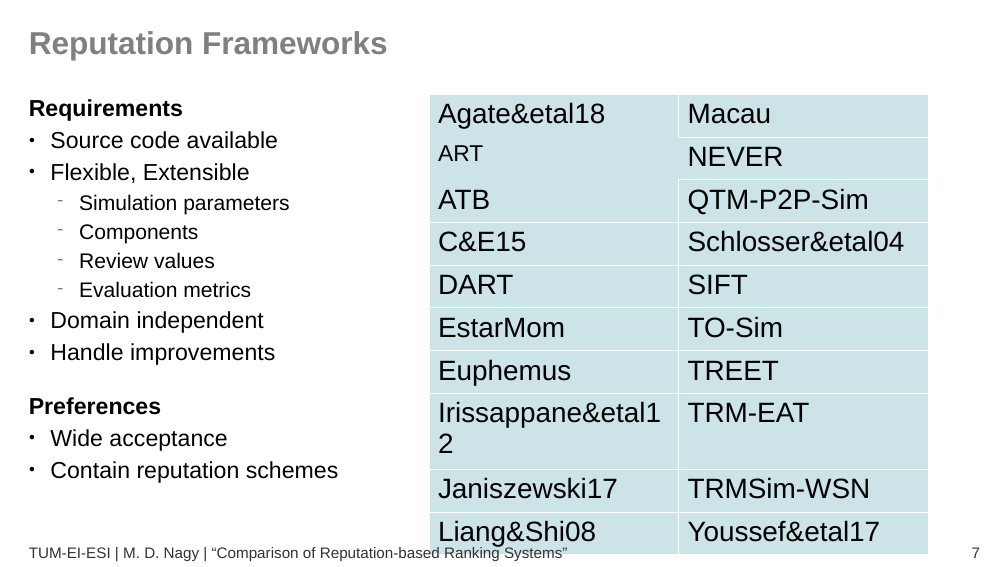
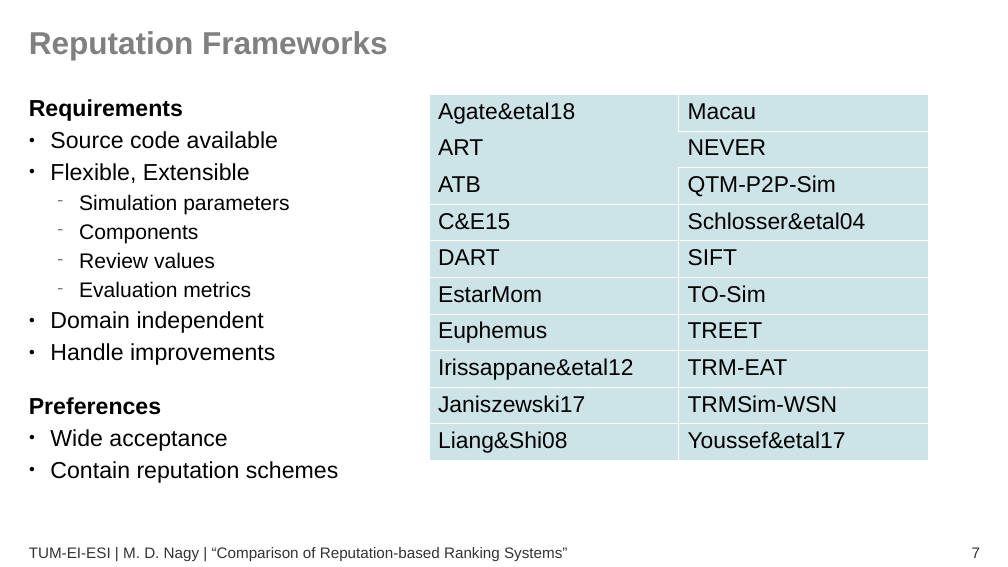
Before and after one commit to donatmarton/pyrepsys, a slide deck: slide 7 of thesis/mt-donat/pres/pres.odp. Drawn at 1008x567 pixels with LibreOffice and Linux fonts; fonts in the diff are those of the drawing. Boxes give left, top, right and bottom in pixels: in the first picture for what was removed or moved away, otherwise in the second. Text is boxed around its words. In the diff, an @@ line names an element or a change of style, - is before the commit and + after.

Commit message:
update thesis, presentation

```diff
--- a/thesis/mt-donat/pres/pres.odp
+++ b/thesis/mt-donat/pres/pres.odp
@@ table at [429, 94, 928, 457] @@
@@ size 22 to 18 pt @@
```
Also in this commit, not shown: 3 other files.
